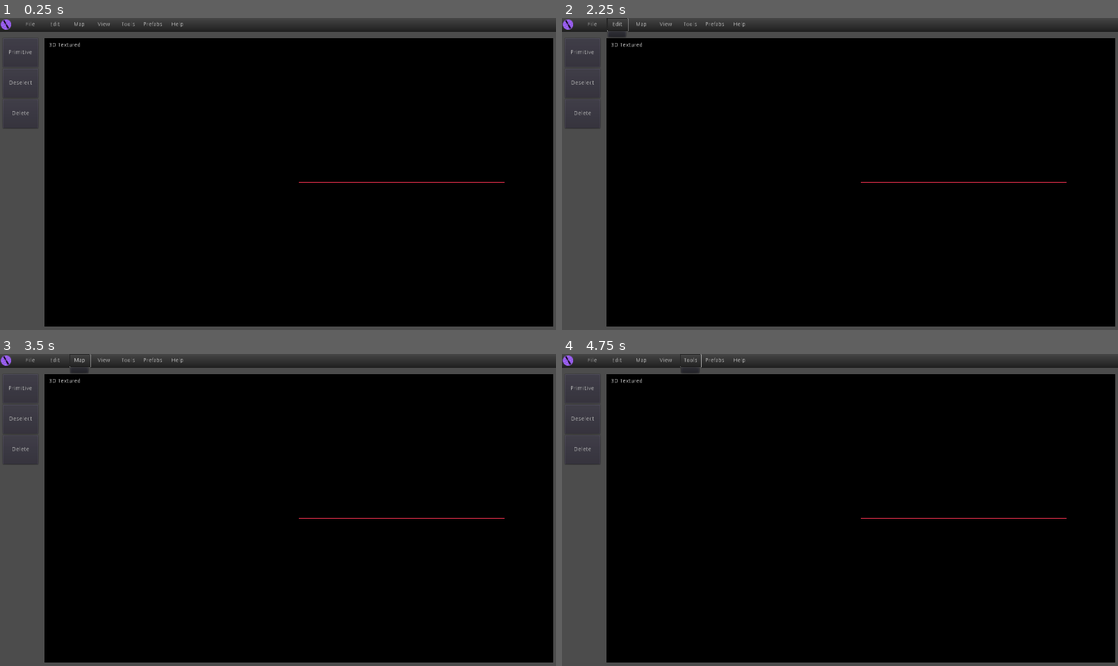
Above: before the commit, frames 1-4 (two rows, left to right).
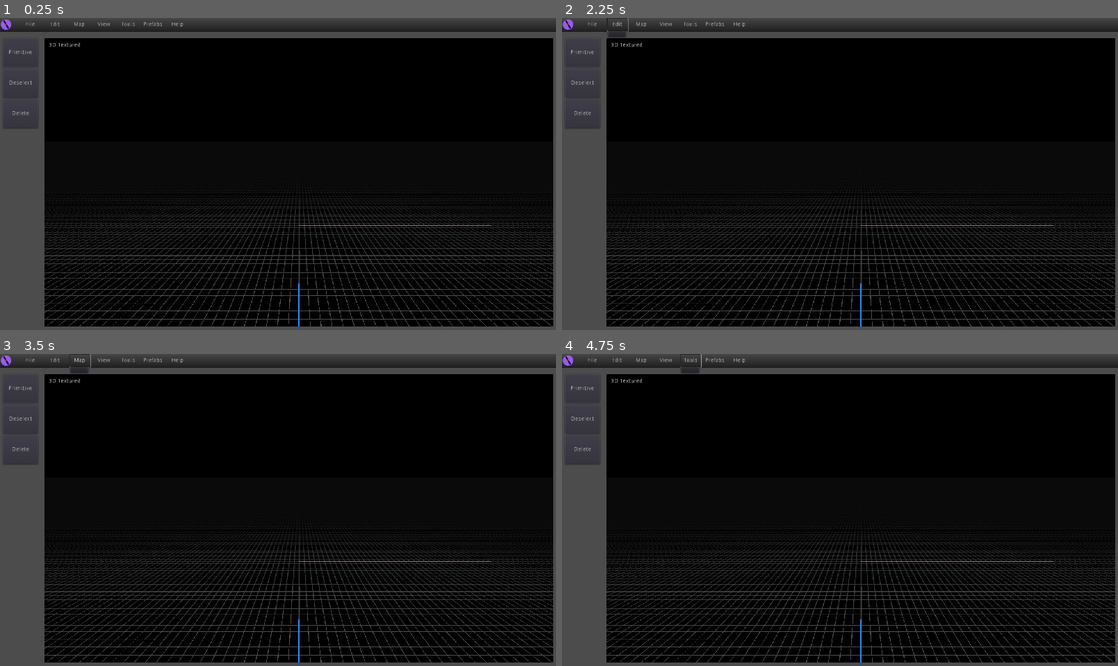
Above: after the commit, the same moments.

Repository: ashifolfi/Chisel
Game: Godot game, scene res://scenes/Main.tscn
The game is run twice, just before and just after one commit, with the same random seed, the same clock (stepped at 60 frames per second) and the same inputs.
Inputs (mouse positions are in pixels of both pictures, inside the frame that each line leads up to):
- Up to frame 1 (0.25 s): no input
- Up to frame 2 (2.25 s): click (567, 24) at 0.5 s; click "File" at 1.25 s; click "Edit" at 2 s
- Up to frame 3 (3.5 s): click "Map" at 2.75 s
- Up to frame 4 (4.75 s): click "View" at 3.5 s; click "Tools" at 4.25 s

The runs differ from the first frame. In frame 1, 8.6% of the frame differs, in the area x 8-100%, y 52-99%; in frame 2, 8.6%; in frame 3, 8.6%; in frame 4, 8.6%.

Commit message:
Change default 3d camera position

Diff:
--- a/scenes/Main.tscn
+++ b/scenes/Main.tscn
@@ -266,7 +266,7 @@
 physics_object_picking = true
 
 [node name="Camera" type="Camera" parent="Main/ToolsView/3DView/ViewportContainer/Viewport"]
-transform = Transform( 1, 0, 0, 0, 1, 0, 0, 0, 1, 0, 0, 1.20454 )
+transform = Transform( 1, 0, 0, 0, 0.979949, 0.199248, 0, -0.199248, 0.979949, 0, 0.51845, 1.20454 )
 script = ExtResource( 7 )
 
 [node name="Label" type="Label" parent="Main/ToolsView/3DView"]
@@ -408,7 +408,6 @@
 material/0 = null
 
 [node name="About" type="WindowDialog" parent="."]
-visible = true
 anchor_left = 0.5
 anchor_top = 0.5
 anchor_right = 0.5
@@ -482,7 +481,6 @@
 text = "Close"
 
 [node name="CubeCreate" type="WindowDialog" parent="."]
-visible = true
 margin_left = 47.0
 margin_top = 334.0
 margin_right = 487.0
